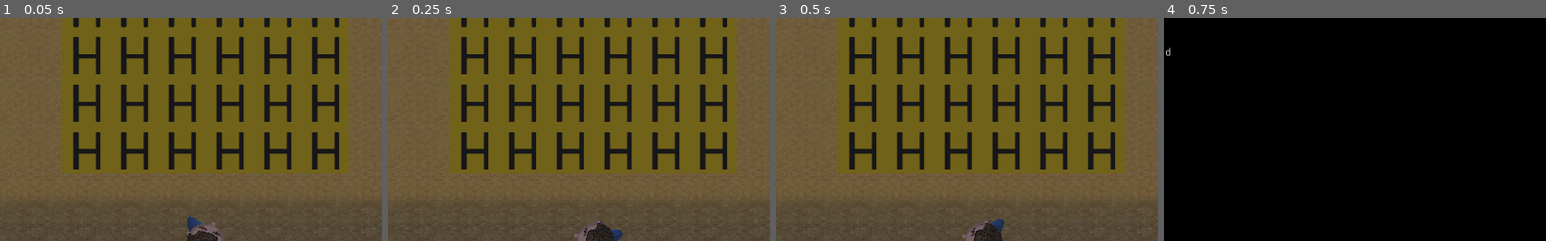
Above: before the commit, frames 1-4 (left to right).
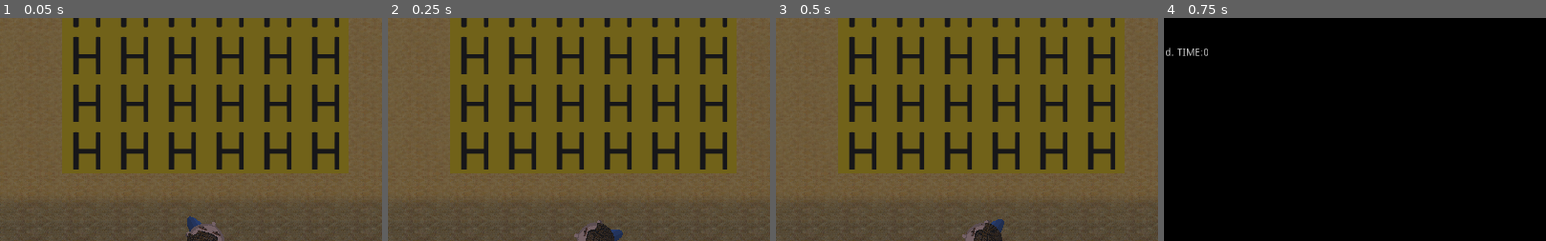
Above: after the commit, the same moments.

Repository: JortvD/ld49
Game: Godot game, scene res://scenes/MainScene.tscn
The game is run twice, just before and just after one commit, with the same random seed, the same clock (stepped at 60 frames per second) and the same inputs. The engine's default icon, where the game draws it, is replaced by a stand-in: a white triangle on a blue panel in a dark square.
Inputs (mouse positions are % of the whole screen's width and height, from its top left):
- Up to frame 1 (0.05 s): no input
- Up to frame 2 (0.25 s): no input
- Up to frame 3 (0.5 s): no input
- Up to frame 4 (0.75 s): tap Enter at 0.5 s; move the mouse to (72, 45) at 0.52 s; hold Right (ui_right) from 0.53 s (still down); hold 1 (ui_1) from 0.53 s (still down)
The pictures show only the part of the screen within x 23-73%, y 0-50%; the shares and areas given below are measured in that part.

Frames 1-3 are identical in both runs. In frame 4, 0.1% of the frame differs, in the area x 2-12%, y 13-18%.

Commit message:
Before sleep

Diff:
--- a/Ending.gd
+++ b/Ending.gd
@@ -1,7 +1,11 @@
 extends Control
+var time
 
 func _ready():
-	if (Global.ending == 1):
-		$RichTextLabel.text = "Well done. Everyone is dead"
-	if (Global.ending == 2):
+	time = OS.get_unix_time_from_datetime(OS.get_datetime()) - Global.time
+	if (Global.ending == 1): #TOWN IS DEATH
+		$RichTextLabel.text = "Well done. Everyone is dead. TIME:" + str(time)
+	if (Global.ending == 2): #LEFT TOWN
 		$RichTextLabel.text = "You left town, why though?"
+	if (Global.ending == 3): #PLAYER DIED
+		$RichTextLabel.text = "Please don't die"
--- a/Player/Player.gd
+++ b/Player/Player.gd
@@ -91,7 +91,8 @@
 	velocity = move_and_slide(velocity)
 
 	if (health <= 0):
-		playerDead();
+		Global.ending = 3
+		get_tree().change_scene("res://Ending.tscn")
 
 	$"/root/MainScene/CanvasLayer/GUI".set_health(health, health_max)
 
--- a/Player/Player.tscn
+++ b/Player/Player.tscn
@@ -40,13 +40,13 @@
 }, {
 "frames": [ SubResource( 3 ), SubResource( 4 ), SubResource( 5 ), SubResource( 6 ), SubResource( 7 ), SubResource( 6 ), SubResource( 5 ), SubResource( 4 ) ],
 "loop": true,
-"name": "running",
-"speed": 12.0
+"name": "walking",
+"speed": 8.0
 }, {
 "frames": [ SubResource( 3 ), SubResource( 4 ), SubResource( 5 ), SubResource( 6 ), SubResource( 7 ), SubResource( 6 ), SubResource( 5 ), SubResource( 4 ) ],
 "loop": true,
-"name": "walking",
-"speed": 8.0
+"name": "running",
+"speed": 12.0
 } ]
 
 [node name="Player" type="KinematicBody2D"]
--- a/dialog.json
+++ b/dialog.json
@@ -778,6 +778,93 @@
 			]
 		},
 		{
+			"id": "bankwoman-first-time",
+			"dictionary": ["npc"],
+			"variables": [],
+			"start": "a1",
+			"messages": [
+				{
+					"id": "a1",
+					"name": "BankWoman",
+					"text": "Welcome to the city, if you need somewhere to leave your money come visit me!",
+					"type": "EXIT"
+				}
+			]
+		},
+		{
+			"id": "bankwoman-working",
+			"dictionary": ["npc"],
+			"variables": ["money"],
+			"start": "a1",
+			"messages": [
+				{
+					"id": "a1",
+					"name": "BankWoman",
+					"text": "Tell me can I help you with dropping of some money?",
+					"choices": [
+						{
+							"text": "Yes (give money)",
+							"next": "a1a1"
+						},
+						{
+							"text": "Yes (give lottery ticket)",
+							"next": "a1b1"
+						},
+						{
+							"text": "No",
+							"next": "c1"
+						}
+					],
+					"type": "QUESTION"
+				},{
+					"id": "a1a1",
+					"t": "b1",
+					"f": "c1",
+					"var": "money",
+					"prop": "EQ",
+					"const": "1",
+					"type": "LOGIC"
+				},{
+					"id": "b1",
+					"name": "BankWoman",
+					"text": "Thank you for dropping off the money!",
+					"type": "EXIT"
+				},{
+					"id": "c1",
+					"name": "BankWoman",
+					"text": "No money on you right now? don't worry I'll wait",
+					"type": "EXIT"
+				},{
+					"id": "a1b1",
+					"t": "bb1",
+					"f": "c1",
+					"var": "money",
+					"prop": "EQ",
+					"const": "1",
+					"type": "LOGIC"
+				},{
+					"id": "bb1",
+					"name": "BankWoman",
+					"text": "Thank you for your purchase!",
+					"type": "EXIT"
+				}
+			]
+		},
+		{
+			"id": "bankwoman-sleeping",
+			"dictionary": ["npc"],
+			"variables": [],
+			"start": "a1",
+			"messages": [
+				{
+					"id": "a1",
+					"name": "BankWoman",
+					"text": "Unless you got some money with you, please don't wake me up",
+					"type": "EXIT"
+				}
+			]
+		},
+		{
 			"id": "template",
 			"dictionary": ["npc"],
 			"variables": ["money", "reputation"],
--- a/global.gd
+++ b/global.gd
@@ -1,3 +1,4 @@
 extends Node
 
 var ending = 0
+var time = OS.get_unix_time_from_datetime(OS.get_datetime())
--- a/scenes/Handler5.gd
+++ b/scenes/Handler5.gd
@@ -1,4 +1,6 @@
 extends Node
+
+var first_time
 
 func _ready():
 	var doctor  = $"/root/MainScene/Buildings/Doctor"
@@ -37,3 +39,25 @@
 
 func _handle_custom_task(task):
 	pass
+
+func _input(event):
+	if event is InputEventKey and event.pressed and $"..".player_close:
+		if event.scancode == KEY_SPACE and not first_time:
+			first_time = true
+			$"/root/MainScene/CanvasLayer/Dialog".start_story("bankwoman-first-time", {"npc": $"..".names["BankWoman"]}, {}, self)
+			$"..".start_conversation()
+		if event.scancode == KEY_SPACE and (($"/root/MainScene/CanvasLayer/DayNightCycle".hour >= 6 and $"/root/MainScene/CanvasLayer/DayNightCycle".hour < 9) or ($"/root/MainScene/CanvasLayer/DayNightCycle".hour >= 10 and $"/root/MainScene/CanvasLayer/DayNightCycle".hour < 12) or ($"/root/MainScene/CanvasLayer/DayNightCycle".hour >= 16 and $"/root/MainScene/CanvasLayer/DayNightCycle".hour < 21)):
+			$"/root/MainScene/CanvasLayer/Dialog".start_story("bankwoman-working", {"npc": $"..".names["BankWoman"]}, {"money": $"/root/MainScene/Player".money, "reputation": $"..".reputation["Player"]}, self)
+			$"..".start_conversation()
+		if event.scancode == KEY_SPACE and ($"/root/MainScene/CanvasLayer/DayNightCycle".hour >= 1 and $"/root/MainScene/CanvasLayer/DayNightCycle".hour < 6):
+			$"/root/MainScene/CanvasLayer/Dialog".start_story("bankwoman-sleeping", {"npc": $"..".names["BankWoman"]}, {}, self)
+			$"..".start_conversation()
+		if event.scancode == KEY_SPACE and ($"/root/MainScene/CanvasLayer/DayNightCycle".hour >= 21 or $"/root/MainScene/CanvasLayer/DayNightCycle".hour < 1):
+			$"/root/MainScene/CanvasLayer/Dialog".start_story("bankwoman-relaxing", {"npc": $"..".names["BankWoman"]}, {}, self)
+			$"..".start_conversation()
+		if event.scancode == KEY_SPACE and (($"/root/MainScene/CanvasLayer/DayNightCycle".hour >= 9 and $"/root/MainScene/CanvasLayer/DayNightCycle".hour < 10) and ($"/root/MainScene/CanvasLayer/DayNightCycle".hour >= 12 and $"/root/MainScene/CanvasLayer/DayNightCycle".hour < 13)):
+			$"/root/MainScene/CanvasLayer/Dialog".start_story("bankwoman-city-hall", {"npc": $"..".names["BankWoman"]}, {}, self)
+			$"..".start_conversation()
+		if event.scancode == KEY_SPACE and ($"/root/MainScene/CanvasLayer/DayNightCycle".hour >= 15 and $"/root/MainScene/CanvasLayer/DayNightCycle".hour < 16):
+			$"/root/MainScene/CanvasLayer/Dialog".start_story("bankwoman-doctor", {"npc": $"..".names["BankWoman"]}, {}, self)
+			$"..".start_conversation()
Not shown: 2 places in Player/Player.tscn that only renumber resources
